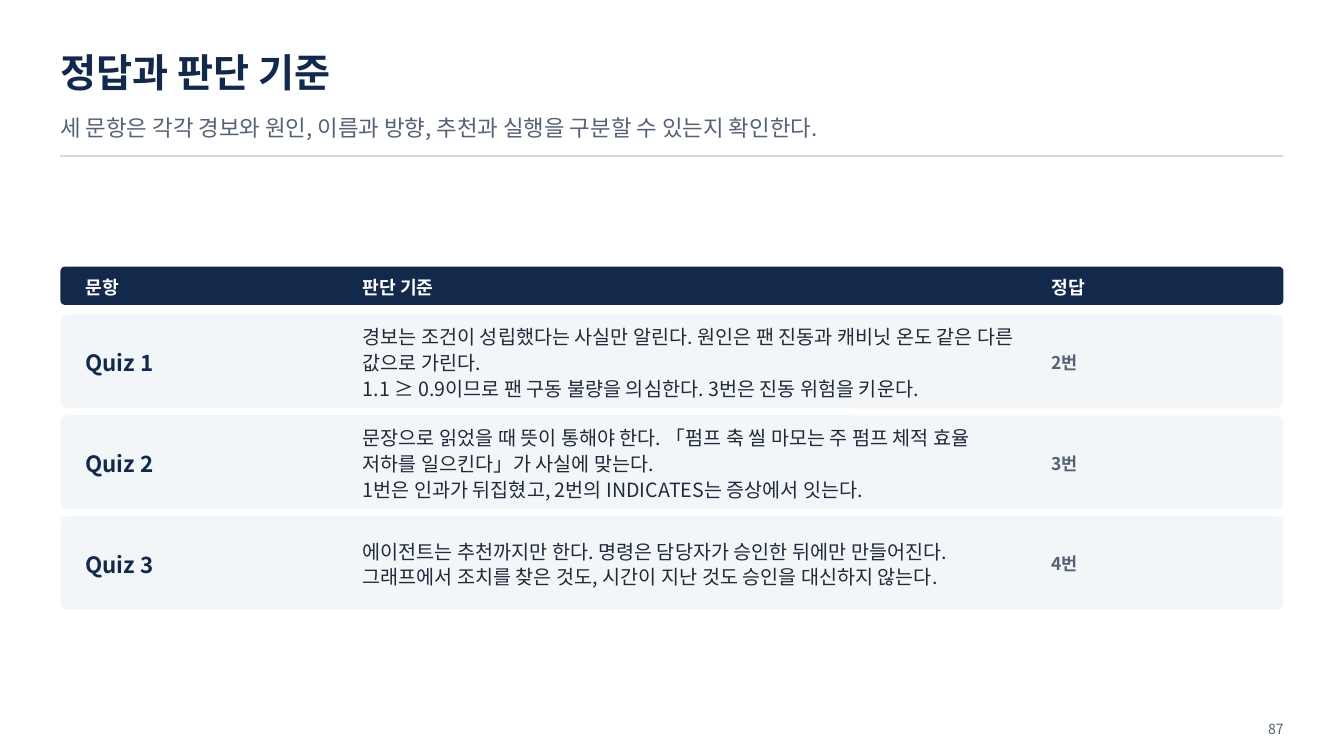
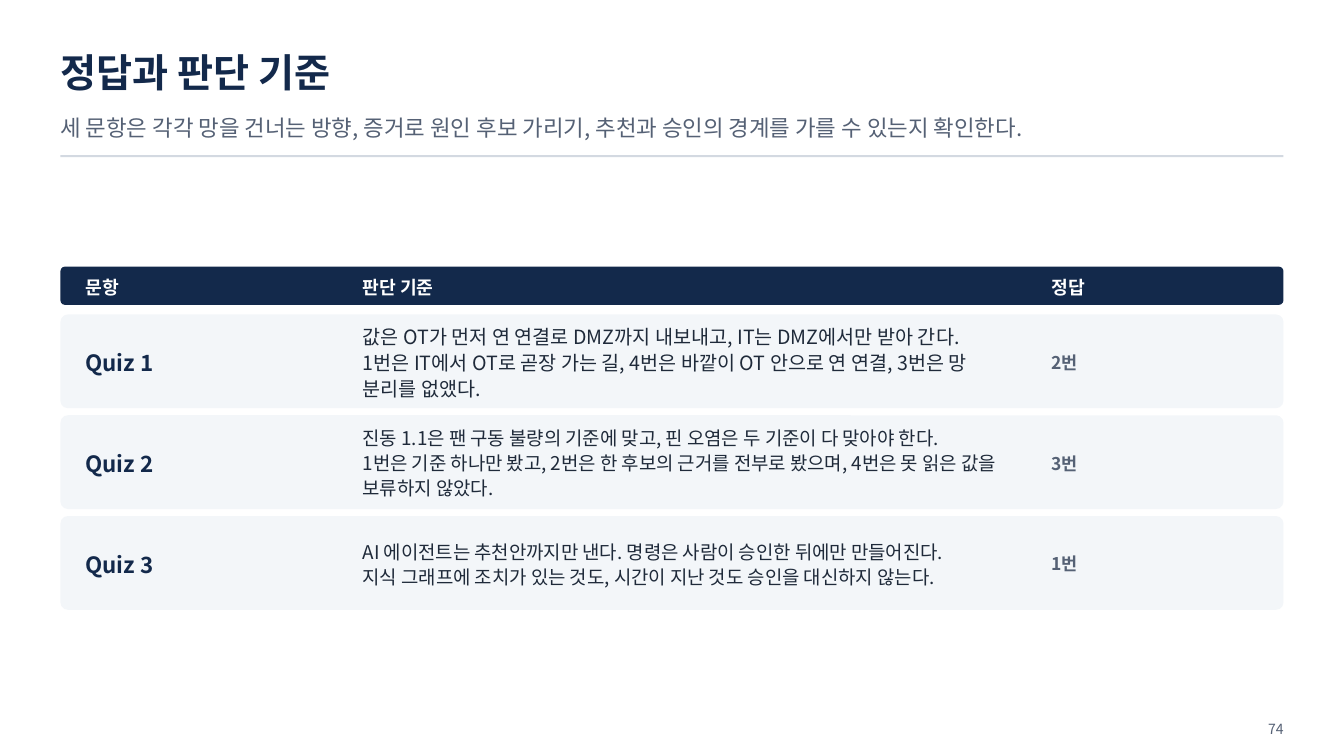
Before and after one commit to uengine-oss/hyd-iot-edu, a slide deck: slide 74 of workspace/강의제작/산출물/통합반/이론/01회차/통합반_01일차.pptx (slide 87 before the commit). Drawn at 1344x756 pixels with LibreOffice and Linux fonts; fonts in the diff are those of the drawing. Boxes give left, top, right and bottom in pixels: in the first picture for what was removed or moved away, otherwise in the second. Text is boxed around its words. In the diff, an @@ line names an element or a change of style, - is before the commit and + after.

Commit message:
1회차 이론 덱 01 · 02 · 03편 마무리와 다른 계정 인계: 02편 적대적 검토 15건 반영(사용자 「다 고쳐」 — 관제 자리 · MQTT 방향 · 화면에 없던 말 · 같은 꼴 반복, 새 삽화 5), 03편 재편 「온톨로지란 무엇이고 왜 필요한가」(앞다리 뺌, 무엇 5 · 왜 3 · 쓰이는 법 5 · 있으면 4, 검토 20건 반영, 새 삽화), 덱 87 → 74장 · 확정 PPTX 같은 판(장빼기 · 장교체 · 쪽번호맞춤 · 노트주입), 02편 대본 새 판, 01편 대본 1장 유압 설비 이름만. 지침 대본 S-4(풀 자리 먼저 정하기 · 한 마디 되짚기) · 덱 자료(장 수 바뀌는 고침), 도구 장구간교체 · 장빼기 · 쪽번호맞춤, 작업 폴더를 커밋되는 근거 폴더로(인계). 03편 대본은 옛 판 — 다음 세션이 새로 씀

```diff
--- a/workspace/강의제작/산출물/통합반/이론/01회차/통합반_01일차.pptx
+++ b/workspace/강의제작/산출물/통합반/이론/01회차/통합반_01일차.pptx
@@ text at (x1=60, y1=117, x2=1023, y2=140): text changed @@
-세 문항은 각각 경보와 원인, 이름과 방향, 추천과 실행을 구분할 수 있는지 확인한다.
+세 문항은 각각 망을 건너는 방향, 증거로 원인 후보 가리기, 추천과 승인의 경계를 가를 수 있는지 확인한다.
@@ text at (x1=363, y1=327, x2=967, y2=398): text changed @@
-경보는 조건이 성립했다는 사실만 알린다. 원인은 팬 진동과 캐비닛 온도 같은 다른 값으로 가린다.
-1.1 ≥ 0.9이므로 팬 구동 불량을 의심한다. 3번은 진동 위험을 키운다.
+값은 OT가 먼저 연 연결로 DMZ까지 내보내고, IT는 DMZ에서만 받아 간다.
+1번은 IT에서 OT로 곧장 가는 길, 4번은 바깥이 OT 안으로 연 연결, 3번은 망 분리를 없앴다.
@@ text at (x1=363, y1=429, x2=996, y2=497): text changed; size 14 to 13.5 pt @@
-문장으로 읽었을 때 뜻이 통해야 한다. 「펌프 축 씰 마모는 주 펌프 체적 효율 저하를 일으킨다」가 사실에 맞는다.
-1번은 인과가 뒤집혔고, 2번의 INDICATES는 증상에서 잇는다.
+진동 1.1은 팬 구동 불량의 기준에 맞고, 핀 오염은 두 기준이 다 맞아야 한다.
+1번은 기준 하나만 봤고, 2번은 한 후보의 근거를 전부로 봤으며, 4번은 못 읽은 값을 보류하지 않았다.
@@ text at (x1=363, y1=543, x2=943, y2=588): text changed; size 14 to 13.5 pt @@
-에이전트는 추천까지만 한다. 명령은 담당자가 승인한 뒤에만 만들어진다.
-그래프에서 조치를 찾은 것도, 시간이 지난 것도 승인을 대신하지 않는다.
+AI 에이전트는 추천안까지만 낸다. 명령은 사람이 승인한 뒤에만 만들어진다.
+지식 그래프에 조치가 있는 것도, 시간이 지난 것도 승인을 대신하지 않는다.
@@ text at (x1=1051, y1=555, x2=1077, y2=572): text changed @@
-4번
+1번
@@ text at (x1=1268, y1=723, x2=1284, y2=734): text changed @@
-87
+74
```
Also in this commit, not shown: 32 other slides changed, 9 slides added, 22 slides removed, 30 other files.
